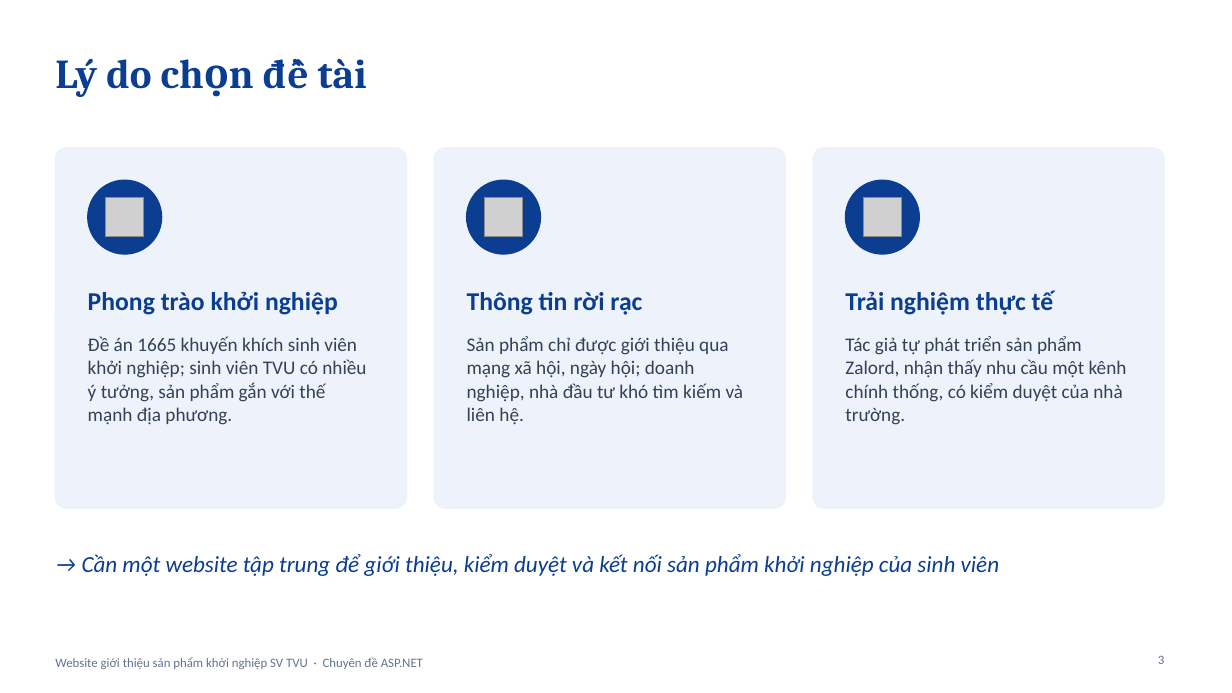
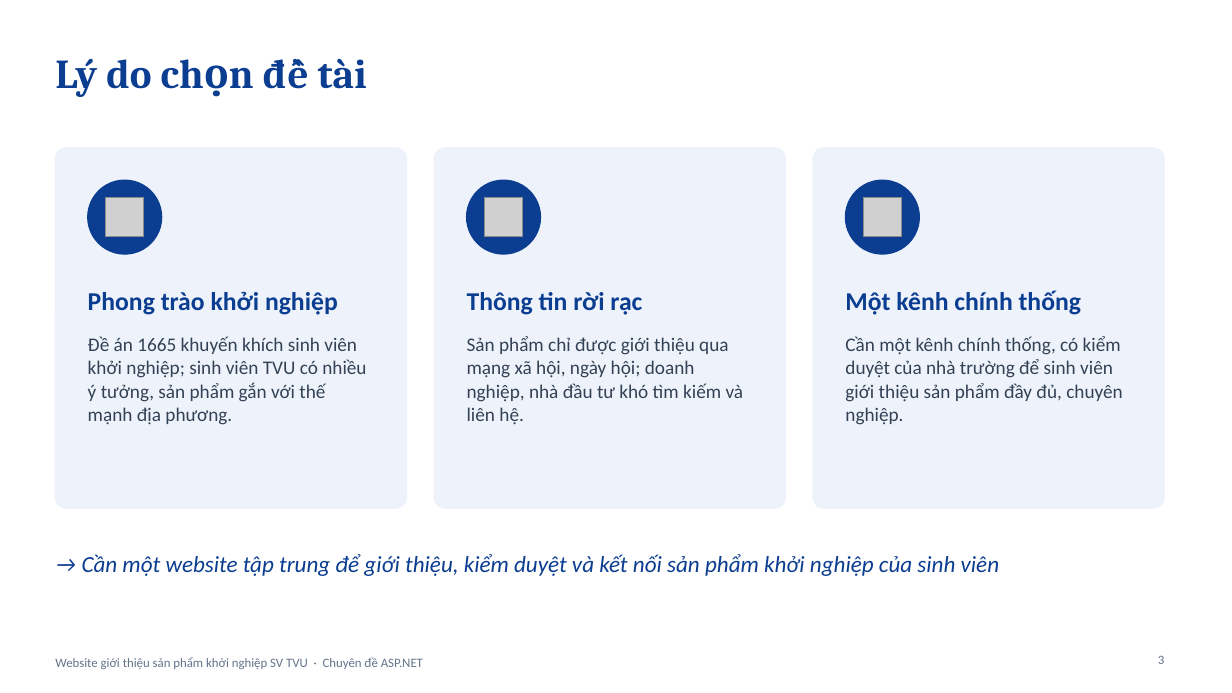
Before and after one commit to taophuong/TVU, a slide deck: slide 3 of docs/BaoCao/SlideThuyetTrinh_170125077_LeVanBinhPhuong.pptx. Drawn at 1232x693 pixels with LibreOffice and Linux fonts; fonts in the diff are those of the drawing; grey boxes stand for pictures. Boxes give left, top, right and bottom in pixels: in the first picture for what was removed or moved away, otherwise in the second. Text is boxed around its words. In the diff, an @@ line names an element or a change of style, - is before the commit and + after.

```diff
--- a/docs/BaoCao/SlideThuyetTrinh_170125077_LeVanBinhPhuong.pptx
+++ b/docs/BaoCao/SlideThuyetTrinh_170125077_LeVanBinhPhuong.pptx
@@ text at box(845, 290, 1081, 315): text changed @@
-Trải nghiệm thực tế
+Một kênh chính thống
@@ text at box(845, 336, 1122, 425): text changed @@
-Tác giả tự phát triển sản phẩm Zalord, nhận thấy nhu cầu một kênh chính thống, có kiểm duyệt của nhà trường.
+Cần một kênh chính thống, có kiểm duyệt của nhà trường để sinh viên giới thiệu sản phẩm đầy đủ, chuyên nghiệp.
```
Also in this commit, not shown: 2 other slides changed, 48 other files.
